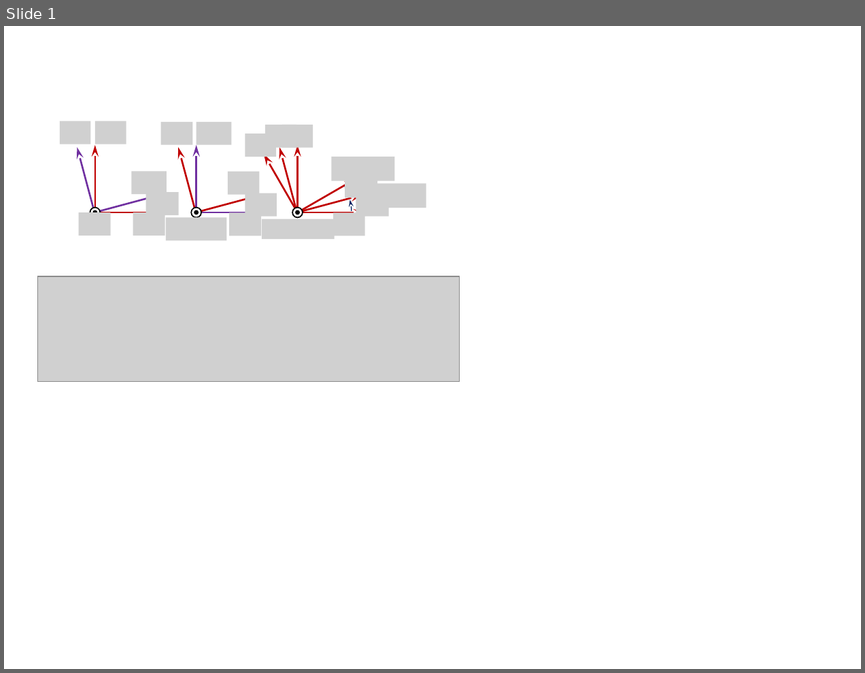
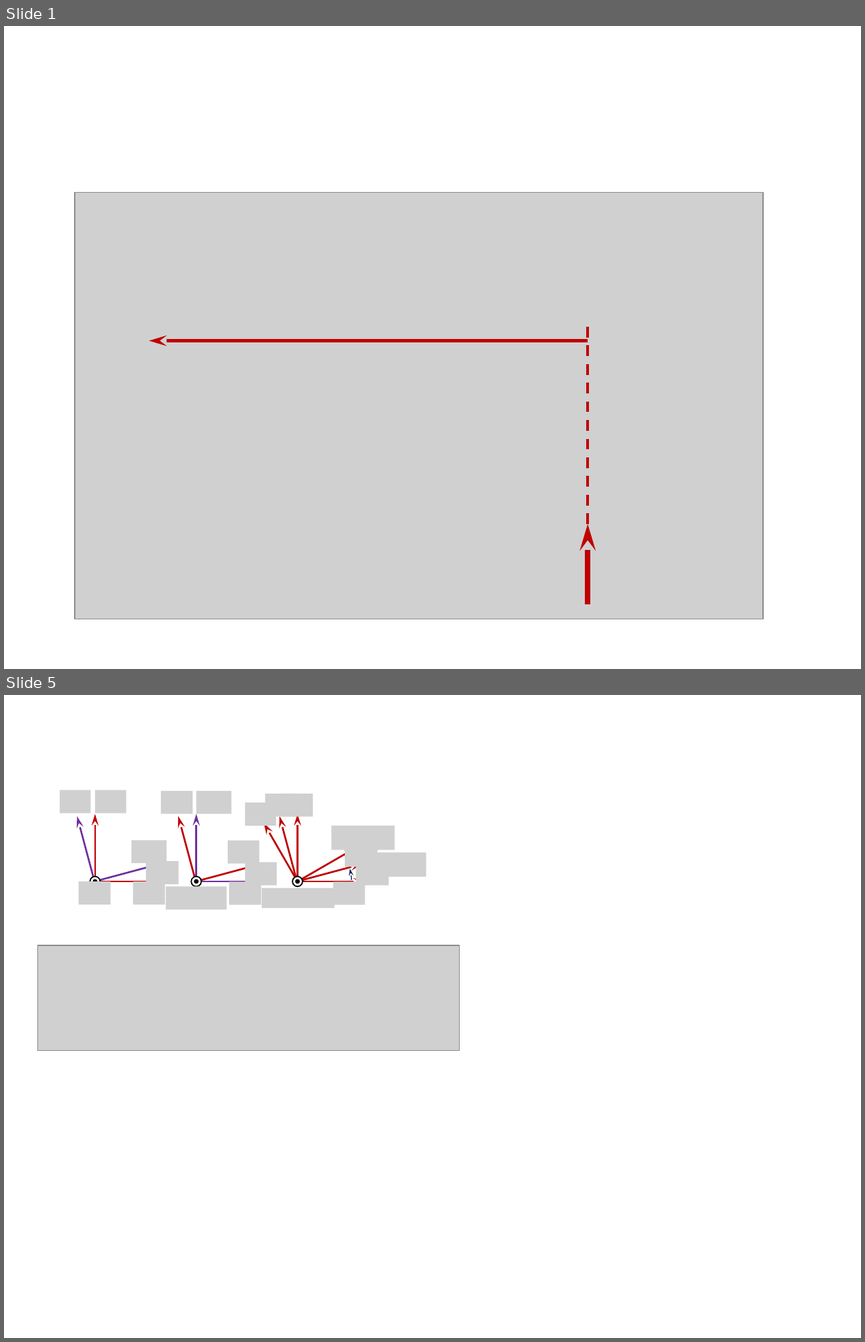
Before and after one commit to xpessoles/Cy_03_PSI_ConceptionCommande, a slide deck: Chapitre_01_Correction/TD_PI/Cy_03_01_TD_PI_01_MC2E/images/Figures.pptx. Shown one above the other, each under a label of ours: slide 1 before the commit, slides 1 and 5 after it; the slides between them are not shown. The pictures are 865x673 and 865x1342 pixels, drawn with LibreOffice and Linux fonts; fonts in the diff are those of the drawing; grey boxes stand for pictures. Boxes give left, top, right and bottom in pixels: in the first picture for what was removed or moved away, otherwise in the second. Text is boxed around its words. In the diff, an @@ line names an element or a change of style, - is before the commit and + after.

```diff
--- a/Chapitre_01_Correction/TD_PI/Cy_03_01_TD_PI_01_MC2E/images/Figures.pptx
+++ b/Chapitre_01_Correction/TD_PI/Cy_03_01_TD_PI_01_MC2E/images/Figures.pptx
@@ slide 1 added at bbox=[4, 26, 861, 669], background #FFFFFF @@
@@ picture added at bbox=[75, 192, 763, 619] @@
@@ picture added at bbox=[154, 299, 258, 333] @@
@@ line added from (587, 524) to (587, 320), #C00000 2.25 pt dashed @@
@@ arrow added from (587, 340) to (149, 340), #C00000 3 pt @@
@@ arrow added from (587, 603) to (587, 524), #C00000 4.5 pt @@
@@ picture added at bbox=[459, 557, 575, 592] @@
@@ what was slide 1 is now slide 5 @@
```
Also in this commit, not shown: 3 other slides added, 7 other files.
